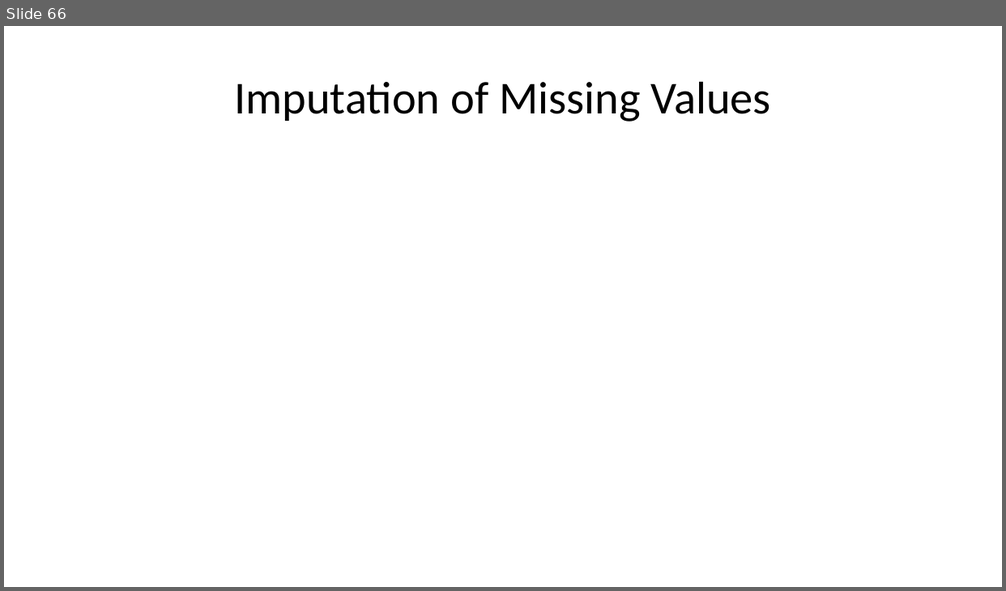
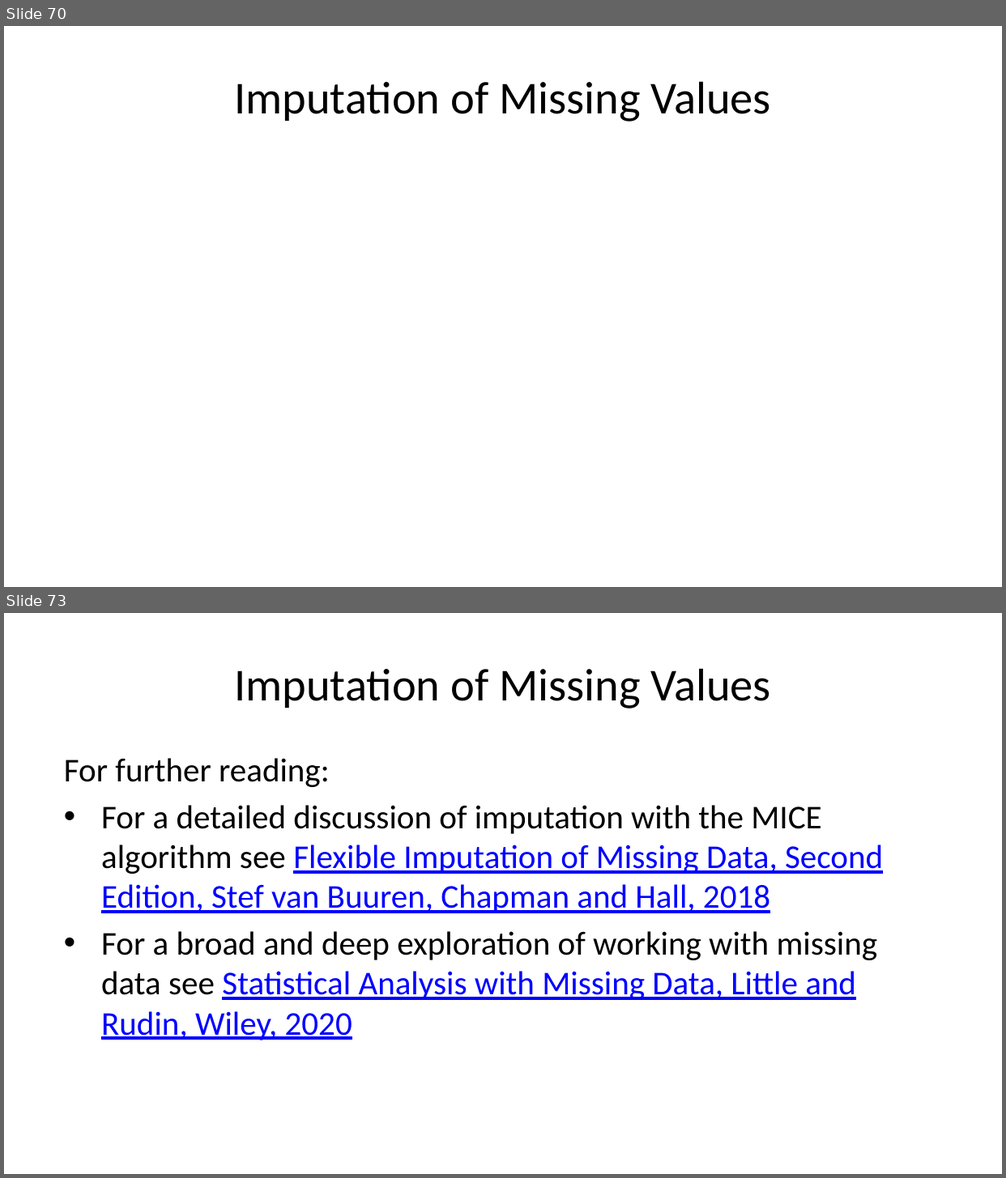
Before and after one commit to StephenElston/CSCI-E-83, a slide deck: LectureSlides/11_ModelsForMessyData.pptx. Shown one above the other, each under a label of ours: slide 66 before the commit, slides 70 and 73 after it; the slides between them are not shown. The pictures are 1006x591 and 1006x1178 pixels, drawn with LibreOffice and Linux fonts; fonts in the diff are those of the drawing; grey boxes stand for pictures. Boxes give left, top, right and bottom in pixels: in the first picture for what was removed or moved away, otherwise in the second. Text is boxed around its words. In the diff, an @@ line names an element or a change of style, - is before the commit and + after.

Commit message:
Added and edited slides on missing data impuation

```diff
--- a/LectureSlides/11_ModelsForMessyData.pptx
+++ b/LectureSlides/11_ModelsForMessyData.pptx
@@ slide 73 added at [4, 613, 1002, 1174], background #FFFFFF @@
@@ title added at [234, 668, 771, 709], 33 pt, text #000000 @@
+Imputation of Missing Values
@@ text added at [64, 758, 883, 1041], 24 pt, text #0000FF, underline @@
+For further reading:
+• For a detailed discussion of imputation with the MICE algorithm see Flexible Imputation of Missing Data, Second Edition, Stef van Buuren, Chapman and Hall, 2018
+• For a broad and deep exploration of working with missing data see Statistical Analysis with Missing Data, Little and Rudin, Wiley, 2020
@@ what was slide 66 is now slide 70 @@
```
Also in this commit, not shown: 1 slide changed, 6 other slides added.
